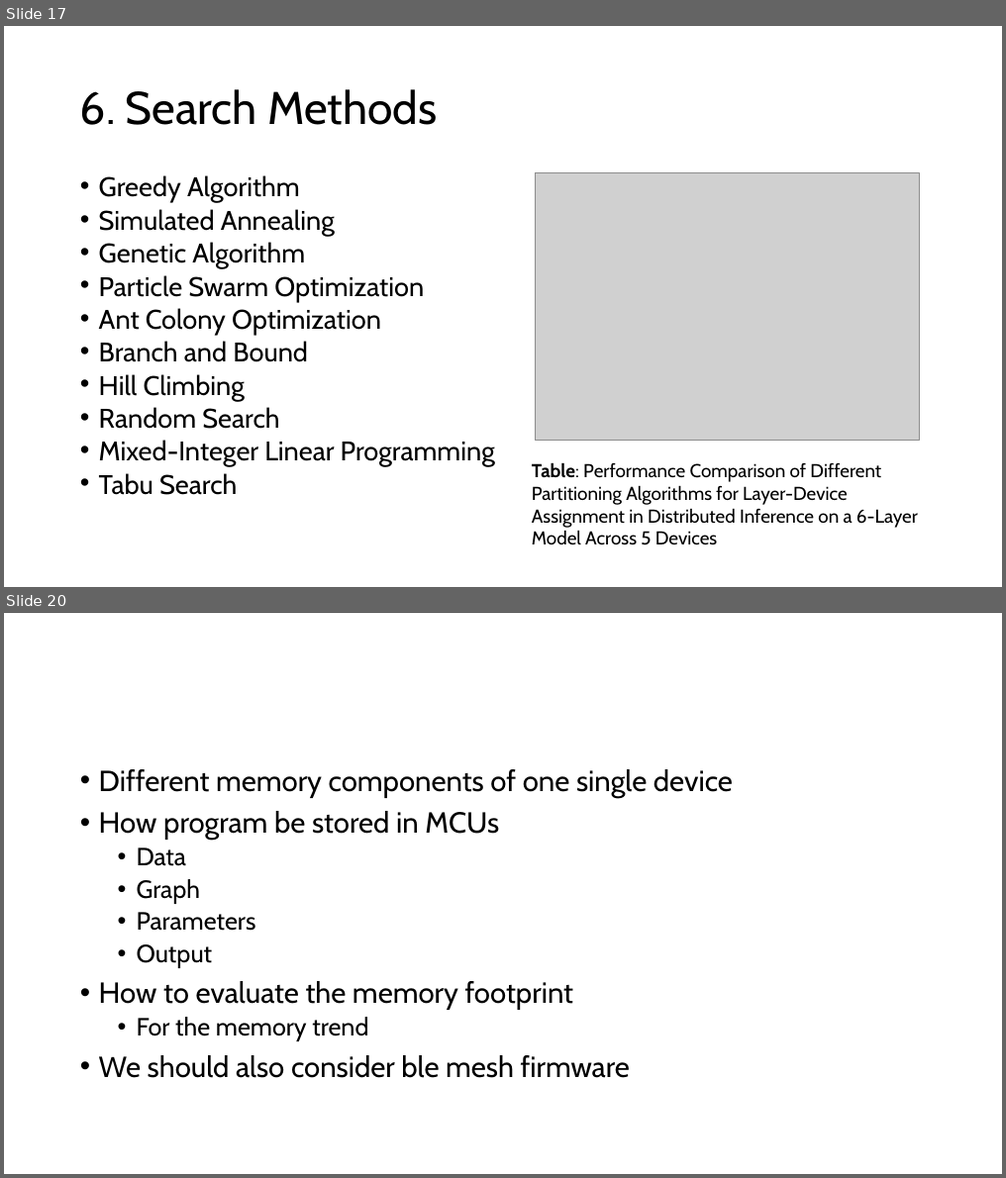
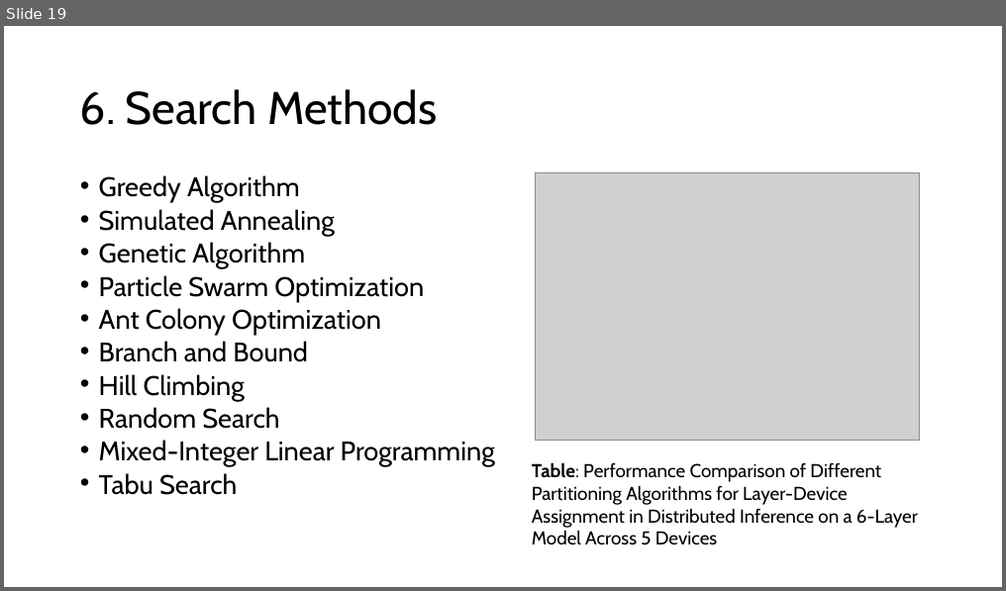
Before and after one commit to GXG-CS/on_device_learning, a slide deck: micro-network-project.pptx. Shown one above the other, each under a label of ours: slides 17 and 20 before the commit, slide 19 after it; the slides between them are not shown. The pictures are 1006x1178 and 1006x591 pixels, drawn with LibreOffice and Linux fonts; fonts in the diff are those of the drawing; grey boxes stand for pictures. Boxes give left, top, right and bottom in pixels: in the first picture for what was removed or moved away, otherwise in the second. Text is boxed around its words. In the diff, an @@ line names an element or a change of style, - is before the commit and + after.

```diff
--- a/micro-network-project.pptx
+++ b/micro-network-project.pptx
@@ slide 20 removed at bbox=[4, 613, 1002, 1174], background #FFFFFF @@
@@ text removed at bbox=[99, 769, 733, 1078] @@
-• Different memory components of one single device
-• How program be stored in MCUs
-  • Data
-  • Graph
-  • Parameters
-  • Output
-• How to evaluate the memory footprint
-  • For the memory trend
-• We should also consider ble mesh firmware
@@ what was slide 17 is now slide 19 @@
```
Also in this commit, not shown: 5 slides changed, 3 slides added, 3 other slides removed, 10 other files.
